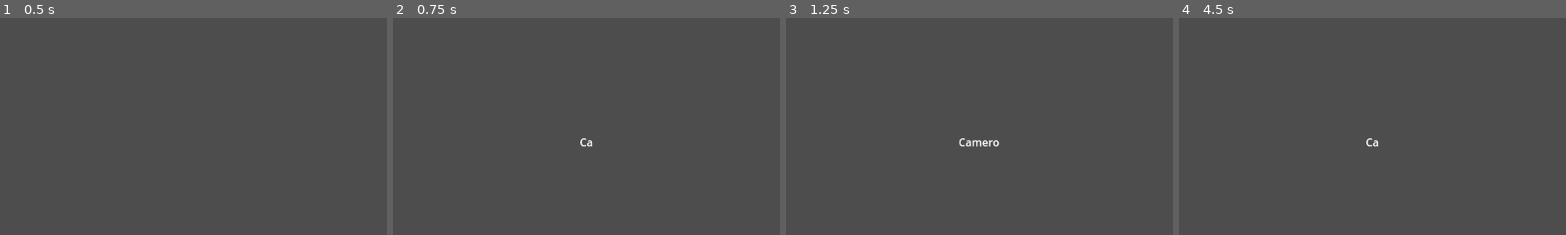
Above: before the commit, frames 1-4 (left to right).
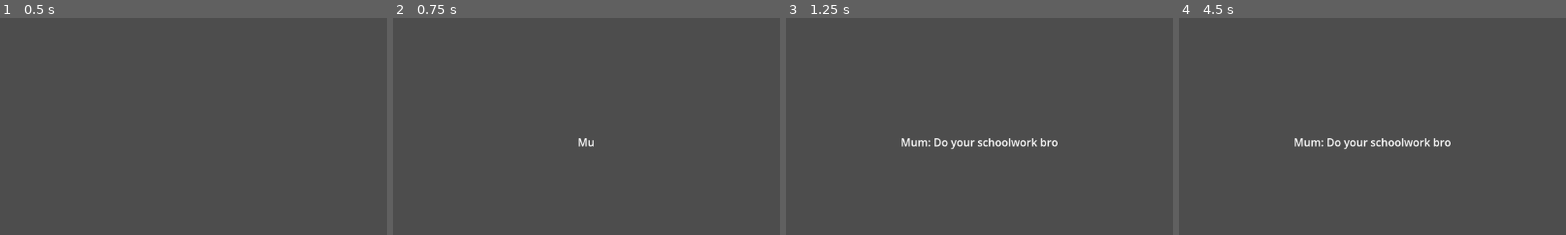
Above: after the commit, the same moments.

Repository: Ch3ster8/Assignment_1
Game: Godot game, scene res://Test.tscn
Two runs of this game, one before a commit and one after it. Both use one fixed random seed, a clock stepped at 60 frames per second and the inputs below.
Inputs:
- Up to frame 1 (0.5 s): no input
- Up to frame 2 (0.75 s): tap Enter at 0.5 s; tap E (e) at 0.6 s
- Up to frame 3 (1.25 s): tap Space (space) at 0.8 s
- Up to frame 4 (4.5 s): tap Space (space) at 1.25, 1.35, 2.3, 2.85, 3.8, 4.35 s; tap E (e) at 1.55, 2.1, 3.05, 3.6 s
The pictures show only the part of the screen within x 25-75%, y 50-100%; the shares and areas given below are measured in that part.

Frame 1 is identical in both runs. In frame 2, 0.1% of the frame differs, in the area x 47-52%, y 55-60%; in frame 3, 0.8%, in the area x 29-71%, y 55-61%; in frame 4, 0.8%.

Commit message:
Added questions to the dialogue system
The system can identify when a question is asked and what the options for the player to choose are, from this point on I just need to add UI elements for selecting the option then I can work on allowing the system to jump to specific points

Diff:
--- a/Script/Dialogue.gd
+++ b/Script/Dialogue.gd
@@ -1,37 +1,61 @@
 extends Node
 @export var dialogueScene : PackedScene
 var instance
+var dialogue_text
 func _process(delta):
 	if Input.is_action_just_pressed("e"):
 		load_tree("res://TestTree.txt")
 func load_tree(tree):
 	instance = dialogueScene.instantiate()
 	add_child(instance)
-	var dialogue_text = get_child(0)
+	dialogue_text = get_child(0)
 	var text = load_file("res://TestTree.txt")
 	var character
 	var prev_line
-	for x in text.values():
-		prev_line = x
-		if x.contains("-"):
-			character = x.replace("-", "")
-			character = character.replace("	", "")
-		elif x != "" and character:
-			if prev_line:
-				if x.count("	") == prev_line.count("	"):
-					var line = str(character + ": " + x.replace("	", ""))
-					dialogue_text.load_line(line)
-					prev_line = line
-					await dialogue_text.next_line
+	for line_num in range(text.values().size()):
+		var line = text.values()[line_num]
+		var next_line
+		if text.values().size() > line_num + 1:
+			next_line = text.values()[line_num + 1]
+			if next_line == "":
+				next_line = null
+		if line != "":
+			if line[0] == "-":
+				character = line.replace("-", "")
+				character = character.replace("	", "")
+			elif character:
+				if prev_line:
+					if line.count("	") == prev_line.count("	"):
+						await say_line(character, line, line_num, text)
+					elif line.count("	") == prev_line.count("	") + 1:
+						if prev_line[0] == "-":
+							await say_line(character, line, line_num, text)
 				else:
-					pass
-			else:
-				var line = str(character + ": " + x.replace("	", ""))
-				dialogue_text.load_line(line)
-				prev_line = line
-				await dialogue_text.next_line
+					await say_line(character, line, line_num, text)
+		prev_line = line
 
-
+func say_line(character, line, line_num, text):
+	if dialogue_text:
+		var new_line = str(character + ": " + line.replace("	", ""))
+		dialogue_text.load_line(new_line)
+		if line[-1] != "?":
+			await dialogue_text.next_line
+		else:
+			var indent_ammount = line.count("	") + 1
+			var options = {}
+			var next_line
+			await dialogue_text.line_finished
+			for new_line_num in range(text.values().size()):
+				if new_line_num <= line_num:
+					continue
+				line = text.values()[new_line_num]
+				if line == "":
+					break
+				if line.count("	") == indent_ammount:
+					options[new_line_num] = line
+				elif line.count("	") < indent_ammount:
+					break
+			print(options)
 func load_file(filename):
 	var result = {}
 	var file = FileAccess.open(filename, FileAccess.READ)
--- a/Script/dialogue_scene.gd
+++ b/Script/dialogue_scene.gd
@@ -2,17 +2,25 @@
 @export var label : Label
 var text
 signal next_line
-var line_finished
+signal line_finished
+signal selected(option)
+var wait = true
+var isline_finished
 func load_line(line):
+	wait = true
 	if line:
-		line_finished = false
+		isline_finished = false
 		var typing = ""
 		for letter in line:
 			typing += letter
 			label.text = typing
-			await get_tree().create_timer(0.1).timeout
-		line_finished = true
+			if wait:
+				await get_tree().create_timer(0.1).timeout
+		isline_finished = true
+		emit_signal("line_finished")
 func _process(delta):
-	if line_finished:
-		if Input.is_action_just_pressed("space"):
+	if Input.is_action_just_pressed("space"):
+		if isline_finished:
 			emit_signal("next_line")
+		else:
+			wait = false
Not shown, changed: TestTree.txt
